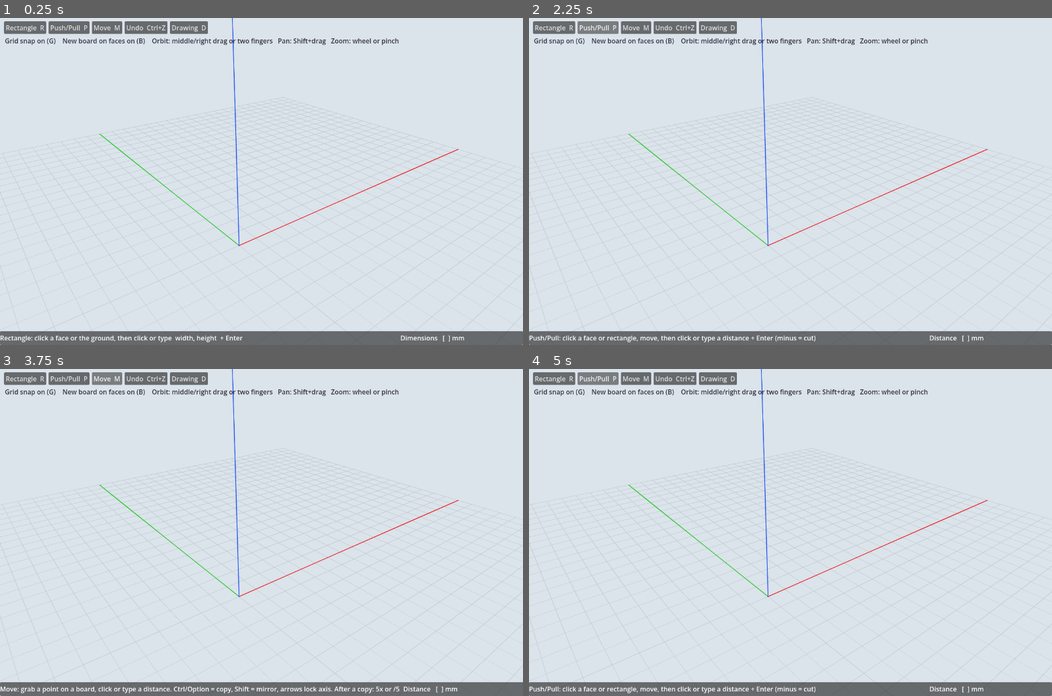
Above: before the commit, frames 1-4 (two rows, left to right).
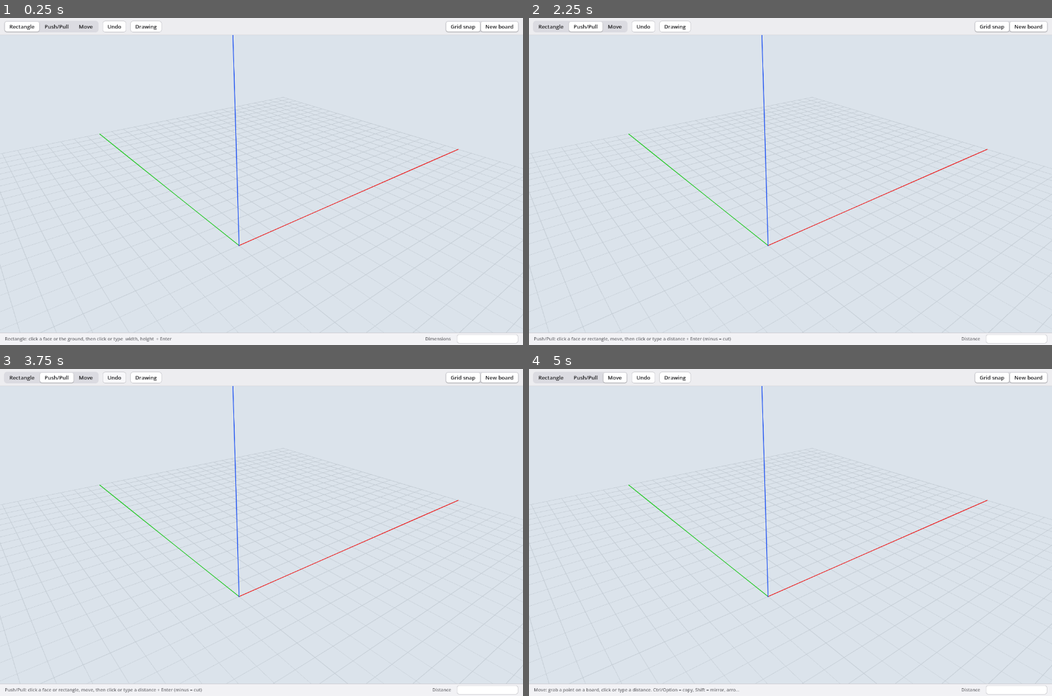
Above: after the commit, the same moments.

Repository: wweatherall/Napkin
Game: Godot game, scene res://main.tscn
Same seed, same stepped clock (60 frames per second), same inputs: the game is played once before the commit and once after it.
Inputs (mouse positions are in pixels of both pictures, inside the frame that each line leads up to):
- Up to frame 1 (0.25 s): no input
- Up to frame 2 (2.25 s): click (555, 27) at 0.5 s, where only the run before the commit has a clickable "Rectangle R"; click (549, 27) at 1.25 s, where only the run after the commit has a clickable "Rectangle"; click (596, 27) at 2 s, where only the run before the commit has a clickable "Push/Pull P"
- Up to frame 3 (3.75 s): click (57, 378) at 2.75 s, where only the run after the commit has a clickable "Push/Pull"; click (104, 378) at 3.5 s, where only the run before the commit has a clickable "Move M"
- Up to frame 4 (5 s): click (612, 378) at 4.25 s, where only the run after the commit has a clickable "Move"

The runs differ from the first frame. In frame 1, 6.5% of the frame differs, in the area x 0-100%, y 0-100%; in frame 2, 6.5%; in frame 3, 6.4%; in frame 4, 6.5%.
Error before the commit: Invalid assignment of property or key 'text' with value of type 'String' on a base object of type 'Nil'. (res://main.gd:1196)
Error after the commit: Invalid assignment of property or key 'text' with value of type 'String' on a base object of type 'Nil'. (res://main.gd:1314)

Commit message:
Mac-like interface; wheel zooms by the amount scrolled (T23, T24)
- Zoom: each wheel event zooms by Godot's scroll amount (factor), so a
  smooth-scrolling mouse (MX Master) sending many small steps per notch
  zooms like one notch (12%, ZOOM_STEP), capped at 3 notches per event.
- Interface: system font; a toolbar with the tools as a macOS segmented
  control, Undo/Drawing push buttons, Grid snap / New board toggles; a
  quiet status bar; the measurements box as a rounded field ringed in the
  accent colour while typing; macOS-style tooltip. Follows light/dark
  mode (--appearance=light|dark to force); scales on Retina.

--gesturetest checks wheel steps; all suites, undo, snap, rect and shell
tests unchanged in both appearances.

Co-Authored-By: Claude Opus 5.5 <noreply@anthropic.com>

Diff:
--- a/viewport/main.gd
+++ b/viewport/main.gd
@@ -84,7 +84,6 @@
 var ui_hint: Label
 var ui_sync: Label
 var ui_vcb: Label
-var ui_toggles: Label
 var ui_tip: Label
 
 signal confirmed(seq_no: int)
@@ -186,6 +185,7 @@
 		_start_worker()
 
 	line_scale = maxf(1.0, DisplayServer.screen_get_scale())
+	get_window().content_scale_factor = line_scale        # the interface at its proper size on a Retina screen
 	_make_materials()
 	_make_tools()
 	_make_world()
@@ -297,49 +297,163 @@
 	add_child(_lines(PackedVector3Array([Vector3.ZERO, Vector3(0, 0, 2000)]), Color(0.1, 0.25, 0.9), AXIS_LINE_PX))
 
 
+# ---------------- interface (T24: Mac-like) ----------------
+# System font, macOS colours (light or dark, your accent colour), a segmented control for the tools,
+# push buttons, a quiet status bar and a measurements field that lights up while you type.
+var dark := false
+var accent := Color(0.0, 0.48, 1.0)
+var _tool_buttons := {}
+var _toggle_buttons := {}
+var ui_vcb_label: Label
+var ui_vcb_box: PanelContainer
+var _vcb_style: StyleBoxFlat
+var _vcb_style_typing: StyleBoxFlat
+
+
+func _c(light: Color, dark_c: Color) -> Color:
+	return dark_c if dark else light
+
+
+func _box(bg: Color, radius := 6, border := Color(0, 0, 0, 0), bw := 0, pad := Vector2(10, 4)) -> StyleBoxFlat:
+	var s := StyleBoxFlat.new()
+	s.bg_color = bg
+	s.set_corner_radius_all(radius)
+	if bw > 0:
+		s.border_color = border
+		s.set_border_width_all(bw)
+	s.content_margin_left = pad.x; s.content_margin_right = pad.x
+	s.content_margin_top = pad.y; s.content_margin_bottom = pad.y
+	s.anti_aliasing = true
+	return s
+
+
+func _make_theme() -> Theme:
+	var t := Theme.new()
+	var f := SystemFont.new()
+	f.font_names = PackedStringArray([".AppleSystemUIFont", "SF Pro Text", "Helvetica Neue", "Arial"])
+	t.default_font = f
+	t.default_font_size = 13
+	var text := _c(Color(0.11, 0.11, 0.12), Color(0.92, 0.92, 0.93))
+	t.set_color("font_color", "Label", text)
+	for st in ["font_color", "font_hover_color", "font_pressed_color", "font_hover_pressed_color", "font_focus_color"]:
+		t.set_color(st, "Button", text)
+	# push buttons
+	var edge := _c(Color(0.77, 0.77, 0.79), Color(0.36, 0.36, 0.38))
+	t.set_stylebox("normal", "Button", _box(_c(Color(1, 1, 1), Color(0.36, 0.36, 0.38)), 6, edge, 1, Vector2(12, 3)))
+	t.set_stylebox("hover", "Button", _box(_c(Color(0.97, 0.97, 0.98), Color(0.4, 0.4, 0.42)), 6, edge, 1, Vector2(12, 3)))
+	t.set_stylebox("pressed", "Button", _box(_c(Color(0.86, 0.86, 0.88), Color(0.46, 0.46, 0.48)), 6, edge, 1, Vector2(12, 3)))
+	t.set_stylebox("hover_pressed", "Button", t.get_stylebox("pressed", "Button"))
+	t.set_stylebox("focus", "Button", StyleBoxEmpty.new())
+	# segments: flat inside a grey track; the selected one is a raised white tile
+	t.set_type_variation("Segment", "Button")
+	var flat := _box(Color(0, 0, 0, 0), 5, Color(0, 0, 0, 0), 0, Vector2(11, 3))
+	var hov := _box(_c(Color(0, 0, 0, 0.05), Color(1, 1, 1, 0.06)), 5, Color(0, 0, 0, 0), 0, Vector2(11, 3))
+	var sel := _box(_c(Color(1, 1, 1), Color(0.43, 0.43, 0.46)), 5, Color(0, 0, 0, 0), 0, Vector2(11, 3))
+	sel.shadow_color = Color(0, 0, 0, 0.18); sel.shadow_size = 2; sel.shadow_offset = Vector2(0, 1)
+	t.set_stylebox("normal", "Segment", flat)
+	t.set_stylebox("hover", "Segment", hov)
+	t.set_stylebox("pressed", "Segment", sel)
+	t.set_stylebox("hover_pressed", "Segment", sel)
+	t.set_stylebox("focus", "Segment", StyleBoxEmpty.new())
+	t.set_type_variation("Quiet", "Label")
+	t.set_color("font_color", "Quiet", _c(Color(0.43, 0.43, 0.45), Color(0.62, 0.62, 0.65)))
+	t.set_font_size("font_size", "Quiet", 11)
+	return t
+
+
+func _segments(items: Array, toggles: bool) -> PanelContainer:
+	var track := PanelContainer.new()
+	track.add_theme_stylebox_override("panel", _box(_c(Color(0.86, 0.86, 0.88), Color(0.24, 0.24, 0.26)), 7, Color(0, 0, 0, 0), 0, Vector2(2, 2)))
+	var row := HBoxContainer.new()
+	row.add_theme_constant_override("separation", 2)
+	track.add_child(row)
+	var group := ButtonGroup.new()
+	for it in items:
+		var b := Button.new()
+		b.text = it[0]; b.tooltip_text = it[2]
+		b.theme_type_variation = "Segment"
+		b.toggle_mode = true
+		b.focus_mode = Control.FOCUS_NONE
+		if not toggles: b.button_group = group
+		b.pressed.connect(_menu.bind(it[1]))
+		row.add_child(b)
+		(_toggle_buttons if toggles else _tool_buttons)[it[1]] = b
+	return track
+
+
 func _make_ui() -> void:
+	dark = DisplayServer.is_dark_mode_supported() and DisplayServer.is_dark_mode()
+	for a in OS.get_cmdline_user_args():
+		if a == "--appearance=light": dark = false
+		elif a == "--appearance=dark": dark = true
+	var ac := DisplayServer.get_accent_color()
+	if ac.a > 0.0: accent = ac
 	var layer := CanvasLayer.new()
 	add_child(layer)
-	var bar := HBoxContainer.new()
-	bar.position = Vector2(10, 8)
-	bar.add_theme_constant_override("separation", 6)
-	layer.add_child(bar)
-	for spec in [["Rectangle  R", "rect"], ["Push/Pull  P", "push"], ["Move  M", "move"]]:
-		var b := Button.new(); b.text = spec[0]; b.focus_mode = Control.FOCUS_NONE
-		b.pressed.connect(set_tool.bind(spec[1]))
-		bar.add_child(b)
-	var u := Button.new(); u.text = "Undo  Ctrl+Z"; u.focus_mode = Control.FOCUS_NONE
-	u.pressed.connect(undo); bar.add_child(u)
-	var dbtn := Button.new(); dbtn.text = "Drawing  D"; dbtn.focus_mode = Control.FOCUS_NONE
-	dbtn.pressed.connect(export_drawing); bar.add_child(dbtn)
-	ui_toggles = Label.new()
-	ui_toggles.position = Vector2(12, 44)
-	ui_toggles.add_theme_color_override("font_color", Color(0.2, 0.2, 0.25))
-	layer.add_child(ui_toggles)
-	var panel := PanelContainer.new()
-	panel.set_anchors_and_offsets_preset(Control.PRESET_BOTTOM_WIDE)
-	panel.offset_top = -34
-	layer.add_child(panel)
+	var root := Control.new()
+	root.set_anchors_and_offsets_preset(Control.PRESET_FULL_RECT)
+	root.mouse_filter = Control.MOUSE_FILTER_IGNORE
+	root.theme = _make_theme()
+	layer.add_child(root)
+	# toolbar
+	var bar := PanelContainer.new()
+	bar.set_anchors_and_offsets_preset(Control.PRESET_TOP_WIDE)
+	var bar_style := _box(_c(Color(0.93, 0.93, 0.94), Color(0.17, 0.17, 0.18)), 0, Color(0, 0, 0, 0), 0, Vector2(10, 7))
+	bar_style.border_width_bottom = 1; bar_style.border_color = _c(Color(0.8, 0.8, 0.82), Color(0.07, 0.07, 0.08))
+	bar.add_theme_stylebox_override("panel", bar_style)
+	root.add_child(bar)
 	var row := HBoxContainer.new()
-	panel.add_child(row)
-	ui_hint = Label.new(); ui_hint.size_flags_horizontal = Control.SIZE_EXPAND_FILL
-	ui_sync = Label.new(); ui_sync.size_flags_horizontal = Control.SIZE_EXPAND_FILL
-	ui_vcb = Label.new(); ui_vcb.custom_minimum_size = Vector2(300, 0)
+	row.add_theme_constant_override("separation", 10)
+	bar.add_child(row)
+	row.add_child(_segments([["Rectangle", "rect", "Rectangle (R)"], ["Push/Pull", "push", "Push/Pull (P)"], ["Move", "move", "Move (M)"]], false))
+	for spec in [["Undo", "undo", "Undo (⌘Z)"], ["Drawing", "drawing", "Drawing and cut list (D)"]]:
+		var b := Button.new(); b.text = spec[0]; b.tooltip_text = spec[2]; b.focus_mode = Control.FOCUS_NONE
+		b.pressed.connect(_menu.bind(spec[1]))
+		row.add_child(b)
+	var gap := Control.new(); gap.size_flags_horizontal = Control.SIZE_EXPAND_FILL; gap.mouse_filter = Control.MOUSE_FILTER_IGNORE
+	row.add_child(gap)
+	row.add_child(_segments([["Grid snap", "grid", "Snap to a 10 mm grid (G)"], ["New board", "newboard", "Pushing a rectangle drawn on a face makes a separate board (B)"]], true))
+	# status bar with the measurements field
+	var status := PanelContainer.new()
+	status.set_anchors_and_offsets_preset(Control.PRESET_BOTTOM_WIDE)
+	status.grow_vertical = Control.GROW_DIRECTION_BEGIN          # grow up from the bottom edge
+	var st_style := _box(_c(Color(0.95, 0.95, 0.96), Color(0.15, 0.15, 0.16)), 0, Color(0, 0, 0, 0), 0, Vector2(12, 4))
+	st_style.border_width_top = 1; st_style.border_color = _c(Color(0.82, 0.82, 0.84), Color(0.07, 0.07, 0.08))
+	status.add_theme_stylebox_override("panel", st_style)
+	root.add_child(status)
+	var srow := HBoxContainer.new()
+	srow.add_theme_constant_override("separation", 14)
+	status.add_child(srow)
+	ui_hint = Label.new(); ui_hint.theme_type_variation = "Quiet"; ui_hint.size_flags_horizontal = Control.SIZE_EXPAND_FILL
+	ui_hint.text_overrun_behavior = TextServer.OVERRUN_TRIM_ELLIPSIS; ui_hint.clip_text = true
+	ui_sync = Label.new(); ui_sync.theme_type_variation = "Quiet"; ui_sync.size_flags_horizontal = Control.SIZE_EXPAND_FILL
+	ui_sync.text_overrun_behavior = TextServer.OVERRUN_TRIM_ELLIPSIS; ui_sync.clip_text = true
+	ui_vcb_label = Label.new(); ui_vcb_label.theme_type_variation = "Quiet"
+	ui_vcb_box = PanelContainer.new()
+	ui_vcb_box.custom_minimum_size = Vector2(150, 0)
+	_vcb_style = _box(_c(Color(1, 1, 1), Color(0.11, 0.11, 0.12)), 5, _c(Color(0.75, 0.75, 0.77), Color(0.33, 0.33, 0.35)), 1, Vector2(8, 2))
+	_vcb_style_typing = _vcb_style.duplicate()
+	_vcb_style_typing.border_color = accent; _vcb_style_typing.set_border_width_all(2)
+	ui_vcb_box.add_theme_stylebox_override("panel", _vcb_style)
+	ui_vcb = Label.new()
+	ui_vcb.horizontal_alignment = HORIZONTAL_ALIGNMENT_RIGHT
+	ui_vcb_box.add_child(ui_vcb)
+	srow.add_child(ui_hint); srow.add_child(ui_sync); srow.add_child(ui_vcb_label); srow.add_child(ui_vcb_box)
+	# tooltip by the cursor
 	ui_tip = Label.new()
-	ui_tip.add_theme_color_override("font_color", Color(0.1, 0.1, 0.12))
-	var tip_bg := StyleBoxFlat.new(); tip_bg.bg_color = Color(1, 1, 0.92, 0.92)
-	tip_bg.set_content_margin_all(5); tip_bg.corner_radius_top_left = 4; tip_bg.corner_radius_bottom_right = 4
-	ui_tip.add_theme_stylebox_override("normal", tip_bg)
+	ui_tip.add_theme_font_size_override("font_size", 11)
+	var tip := _box(_c(Color(1, 1, 1, 0.97), Color(0.2, 0.2, 0.22, 0.97)), 6, _c(Color(0.78, 0.78, 0.8), Color(0.33, 0.33, 0.35)), 1, Vector2(8, 4))
+	tip.shadow_color = Color(0, 0, 0, 0.18); tip.shadow_size = 4; tip.shadow_offset = Vector2(0, 2)
+	ui_tip.add_theme_stylebox_override("normal", tip)
 	ui_tip.visible = false
-	layer.add_child(ui_tip)
-	row.add_child(ui_hint); row.add_child(ui_sync); row.add_child(ui_vcb)
+	root.add_child(ui_tip)
 	_update_toggles()
 
 
 func _update_toggles() -> void:
 	_update_menu_checks()
-	ui_toggles.text = "Grid snap %s (G)    New board on faces %s (B)    Orbit: middle/right drag or two fingers   Pan: Shift+drag   Zoom: wheel or pinch" % [
-		"on" if grid_snap else "off", "on" if new_board else "off"]
+	if _toggle_buttons.has("grid"): _toggle_buttons["grid"].set_pressed_no_signal(grid_snap)
+	if _toggle_buttons.has("newboard"): _toggle_buttons["newboard"].set_pressed_no_signal(new_board)
 
 
 # ---------------- mesh helpers ----------------
@@ -536,12 +650,16 @@
 	if ui_tip: ui_tip.visible = false
 	overlay.mesh = null; overlay_lines.mesh = null
 	ui_hint.text = tools[t].hint()
+	if _tool_buttons.has(t): _tool_buttons[t].set_pressed_no_signal(true)
 	_update_vcb()
 
 
 func _update_vcb() -> void:
 	var t = tools[tool]
-	ui_vcb.text = "%s   [ %s ] mm" % [t.vcb_label(), vcb if vcb != "" else t.vcb_value()]
+	var val: String = vcb if vcb != "" else t.vcb_value()
+	ui_vcb_label.text = t.vcb_label()
+	ui_vcb.text = (val + " mm") if val != "" else ""
+	ui_vcb_box.add_theme_stylebox_override("panel", _vcb_style_typing if vcb != "" else _vcb_style)   # typing: accent ring
 
 
 func tool_move(screen: Vector2) -> void:
@@ -1409,10 +1527,11 @@
 		if e.button_index in [MOUSE_BUTTON_MIDDLE, MOUSE_BUTTON_RIGHT]:
 			orbiting = e.pressed and not e.shift_pressed
 			panning = e.pressed and e.shift_pressed
-		elif e.button_index == MOUSE_BUTTON_WHEEL_UP and e.pressed:
-			_zoom(0.88, e.position)
-		elif e.button_index == MOUSE_BUTTON_WHEEL_DOWN and e.pressed:
-			_zoom(1.0 / 0.88, e.position)
+		elif e.button_index in [MOUSE_BUTTON_WHEEL_UP, MOUSE_BUTTON_WHEEL_DOWN] and e.pressed:
+			# zoom by how much was scrolled: a smooth-scrolling mouse (MX Master) sends many small steps per notch
+			var amount := clampf(e.factor if e.factor > 0.0 else 1.0, 0.0, ZOOM_MAX_STEPS)
+			var step := pow(ZOOM_STEP, amount)
+			_zoom(step if e.button_index == MOUSE_BUTTON_WHEEL_UP else 1.0 / step, e.position)
 		elif e.button_index == MOUSE_BUTTON_LEFT and e.pressed:
 			tool_click(e.position)
 		elif e.button_index == MOUSE_BUTTON_LEFT:
@@ -1478,10 +1597,14 @@
 const TRACKPAD_PX := 33.0     # Godot scales a trackpad's scroll by 0.03: this makes one finger-pixel = one mouse-pixel
 
 
+const ZOOM_STEP := 0.88       # zoom per notch of a plain wheel (scroll amount 1)
+const ZOOM_MAX_STEPS := 3.0   # one scroll event never zooms more than this many notches
+
+
 func _zoom(f: float, screen: Vector2) -> void:
 	var p := pick(screen)
 	if p.get("hit", false) and f < 1.0:
-		target = target.lerp(m2g(p["point"]), 0.12)
+		target = target.lerp(m2g(p["point"]), 1.0 - pow(0.88, log(f) / log(ZOOM_STEP)))   # toward the cursor, as much as zoomed
 	dist = clampf(dist * f, 0.05, 50.0)
 	_update_camera()
 
--- a/viewport/tests.gd
+++ b/viewport/tests.gd
@@ -694,6 +694,18 @@
 	var d1 := m.dist
 	var spread := InputEventMagnifyGesture.new(); spread.factor = 0.8
 	await _gesture(spread)
+	# T23: a wheel zooms by the amount scrolled (a smooth-scrolling mouse sends many small amounts)
+	var dz := m.dist
+	var notch := InputEventMouseButton.new(); notch.button_index = MOUSE_BUTTON_WHEEL_UP; notch.pressed = true; notch.factor = 1.0
+	notch.position = m.cursor2d.position; m._unhandled_input(notch)
+	var after_notch := m.dist
+	m.dist = dz; m._update_camera()
+	for i in 10:
+		var tiny := InputEventMouseButton.new(); tiny.button_index = MOUSE_BUTTON_WHEEL_UP; tiny.pressed = true; tiny.factor = 0.1
+		tiny.position = m.cursor2d.position; m._unhandled_input(tiny)
+	var after_tiny := m.dist
+	print("GESTURETEST wheel: one notch %.3f -> %.3f | ten 0.1 steps -> %.3f (same as one notch: %s)" % [dz, after_notch, after_tiny,
+		is_equal_approx(after_notch, after_tiny)])
 	print("GESTURETEST two-finger orbit %s | same as a mouse drag %s | Shift+two-finger pan %s | pinch out zooms in %s (%.2f -> %.2f) | pinch in zooms out %s" % [
 		orbit_ok, same_as_mouse, pan_ok, zoom_in, d0, d1, m.dist > d1])
 	print("GESTURETEST done")
